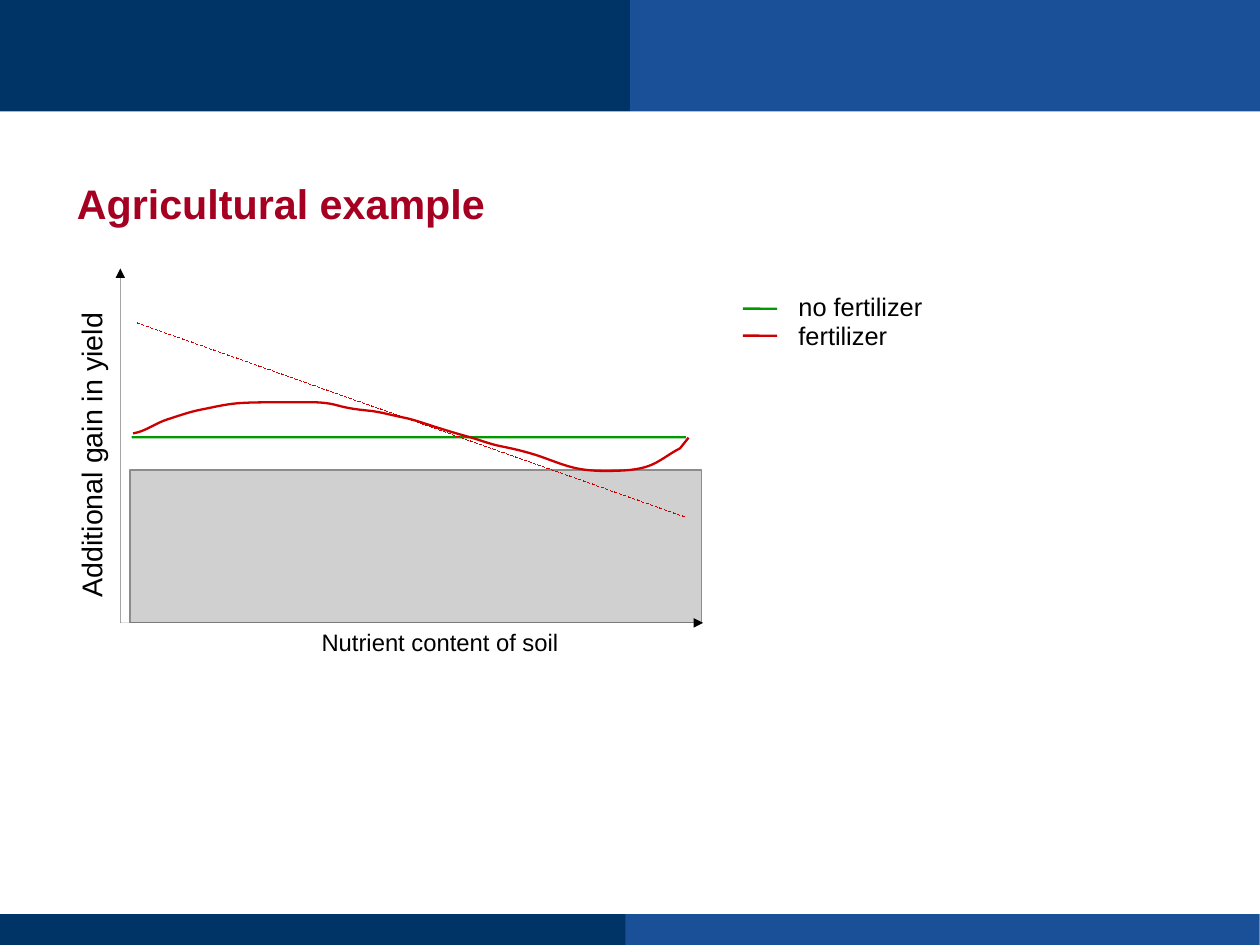
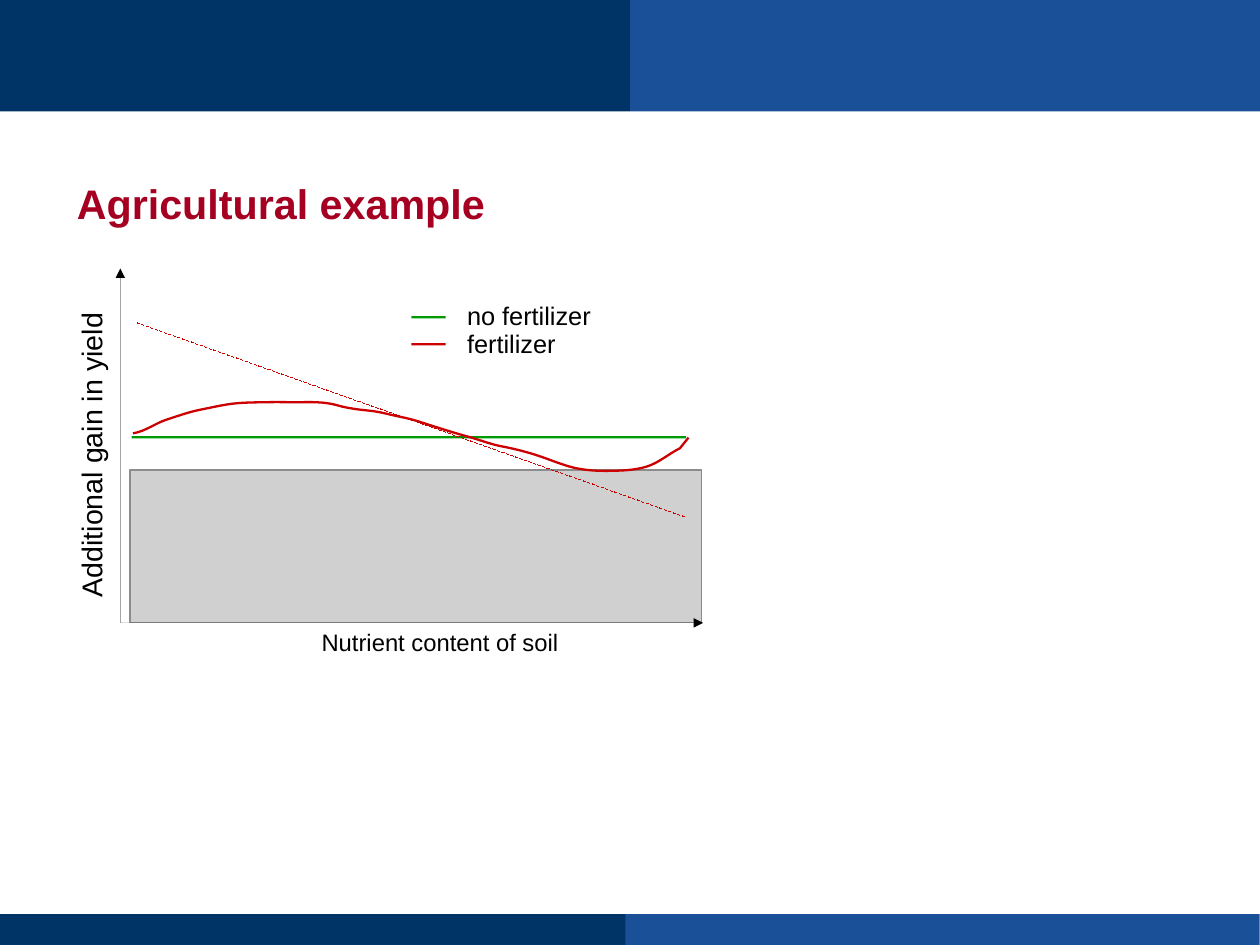
Before and after one commit to hortibonn/EVPI_Poster, a slide deck: slide 8 of images/EVPI.odp. Drawn at 1260x945 pixels with LibreOffice and Linux fonts; fonts in the diff are those of the drawing; grey boxes stand for pictures; background and template pictures are left out. Boxes give left, top, right and bottom in pixels: in the first picture for what was removed or moved away, otherwise in the second. Text is boxed around its words. In the diff, an @@ line names an element or a change of style, - is before the commit and + after.

```diff
--- a/images/EVPI.odp
+++ b/images/EVPI.odp
@@ 2 lines, 1 text: place and size @@
-2 lines, 1 text at [743, 297, 923, 346]
+2 lines, 1 text at [412, 306, 591, 354]
```
Also in this commit, not shown: 4 other slides changed, 6 other files.
